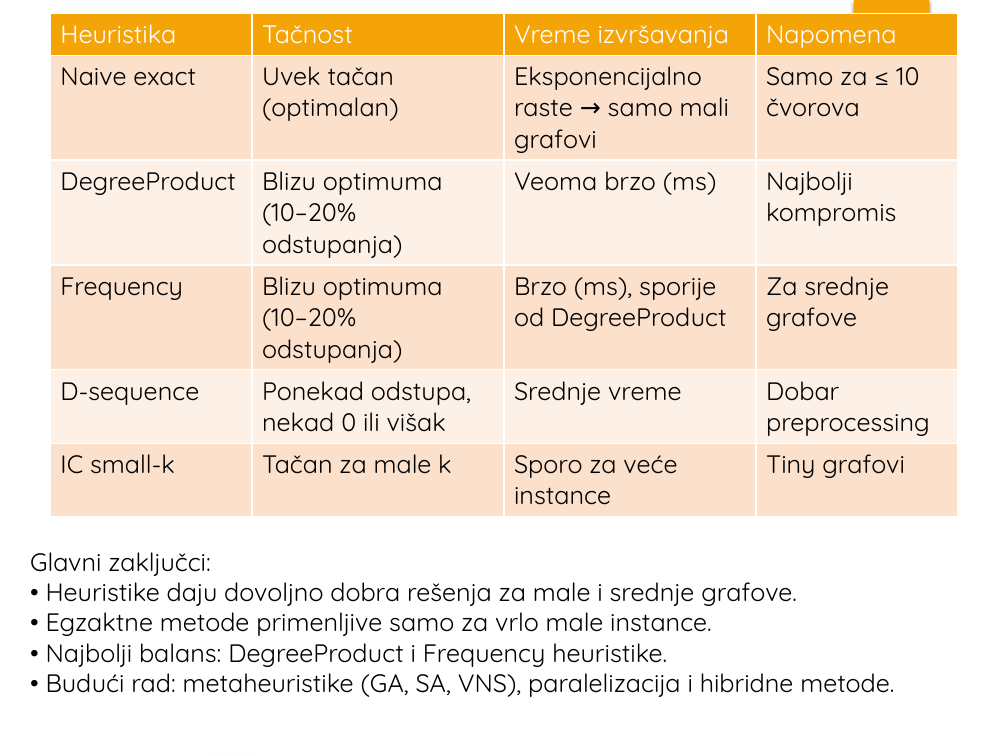
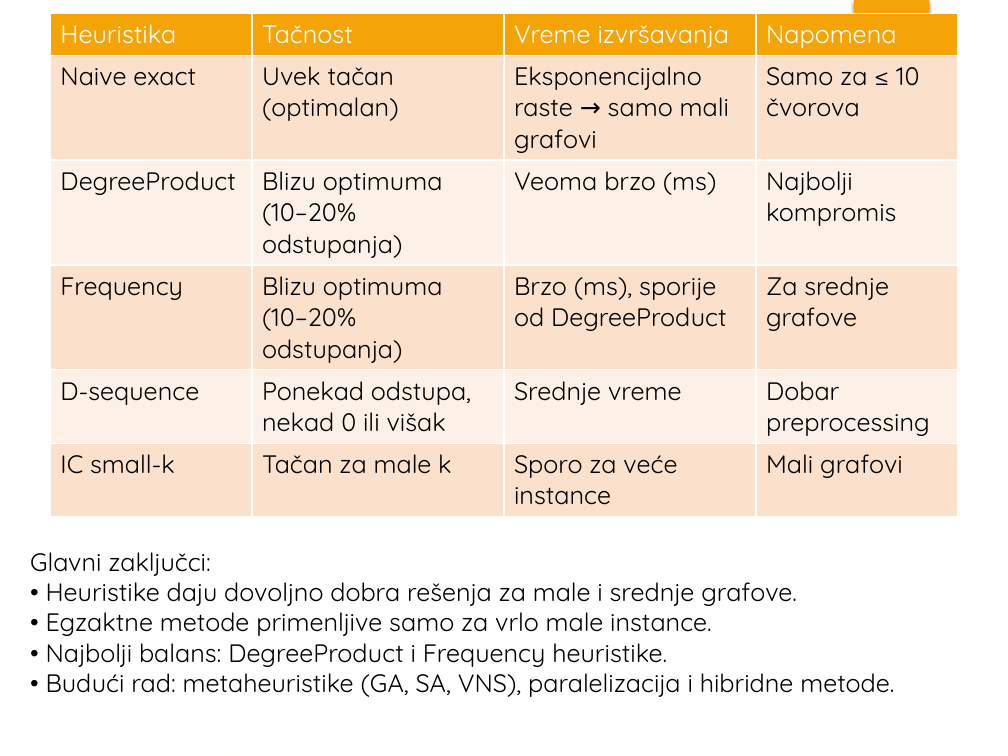
Before and after one commit to milicapantovic/CI_mfvs, a slide deck: slide 11 of MFVS_prezentacija.pptx. Drawn at 1008x756 pixels with LibreOffice and Linux fonts; fonts in the diff are those of the drawing; background and template pictures are left out. Boxes give left, top, right and bottom in pixels: in the first picture for what was removed or moved away, otherwise in the second. Text is boxed around its words. In the diff, an @@ line names an element or a change of style, - is before the commit and + after.

```diff
--- a/MFVS_prezentacija.pptx
+++ b/MFVS_prezentacija.pptx
@@ table at bbox=[50, 13, 958, 509] @@
-row 6, column 4: Tiny grafovi
+row 6, column 4: Mali grafovi
```
Also in this commit, not shown: 2 other slides changed, 2 other files.
